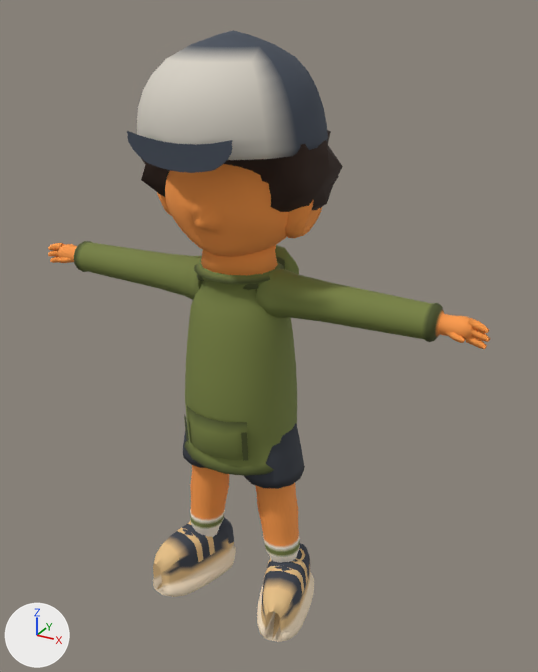
An edit to the Blender file assets/v2/source/chip-pilot.blend, drawn before and after from the same camera.
Rendered twice from a 50 mm camera at (2.37, -3.92, 4.12) aimed at (0.23, -0.01, 2.17). The lights are fixed; the arrows at lower left show +X, +Y and +Z. The older version comes first.

The first picture shows 'kid_chip_LOD0'.
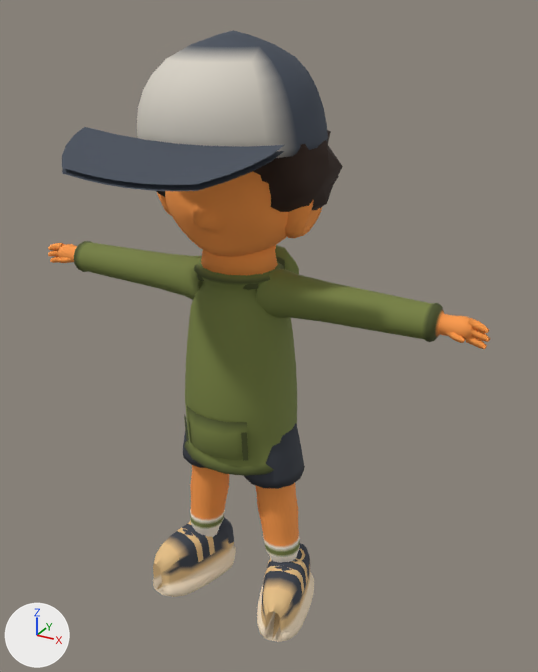
Location of each change, [x1, y1, x2, y2] in pixels of the pictures (538 x 672 px; the box of a moved part takes in the faces that stretch with it):
part 1 of me_kid_chip_lod0_mesh_001, moved or reshaped
    before: [127, 131, 233, 150]
    after: [62, 127, 284, 185]
part 2 of me_kid_chip_lod0_mesh_001, moved or reshaped
    before: [127, 136, 233, 173]
    after: [62, 151, 284, 191]

The change, as a list of edits to the scene's bpy script:
```text
Change me_kid_chip_lod0_mesh_001:
    used by ob_kid_chip_lod0; location = (0.0, 0.0, 0.0)
    remove me_kid_chip_lod0_mesh_001.from_pydata(...)  # 3618 vertices, 3682 faces; spans x -1.63..1.63, y -0.61..0.61, z 0.01..4.01
    add me_kid_chip_lod0_mesh_001.from_pydata(...)  # 3618 vertices, 3682 faces; spans x -1.63..1.63, y -1.05..0.61, z 0.01..4.01
    me_kid_chip_lod0_mesh_001 part 1: the loose piece of 35 vertices spanning x -0.34..0.34, y -0.61..-0.6, z 3.34..3.51 is scaled about its middle by (1.88, -89, 1), then moved by (0.0, -0.22, 0.0)
    me_kid_chip_lod0_mesh_001 part 2: the loose piece of 35 vertices spanning x -0.34..0.34, y -0.61..-0.6, z 3.31..3.47 is scaled about its middle by (1.88, -89, 1), then moved by (0.0, -0.22, 0.0)
```
